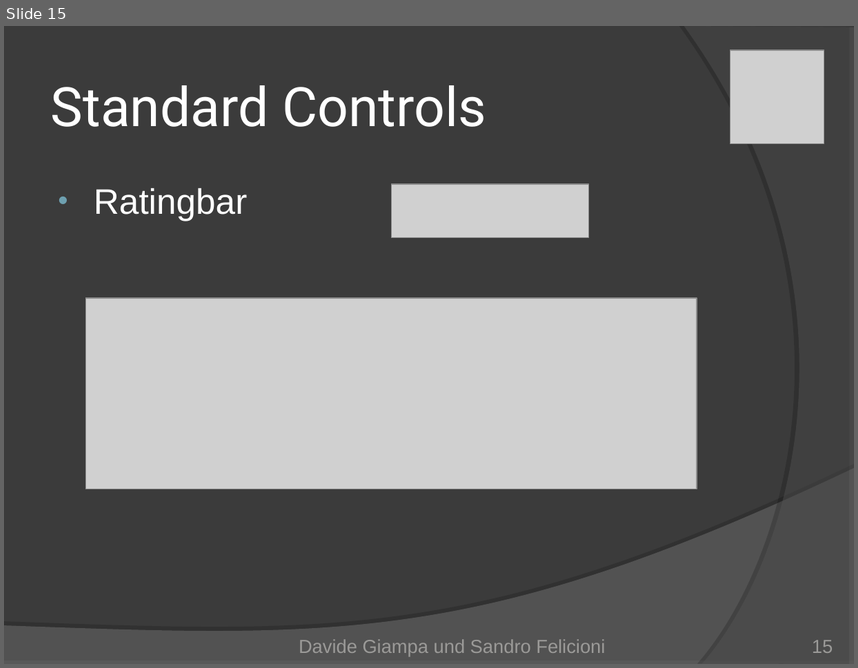
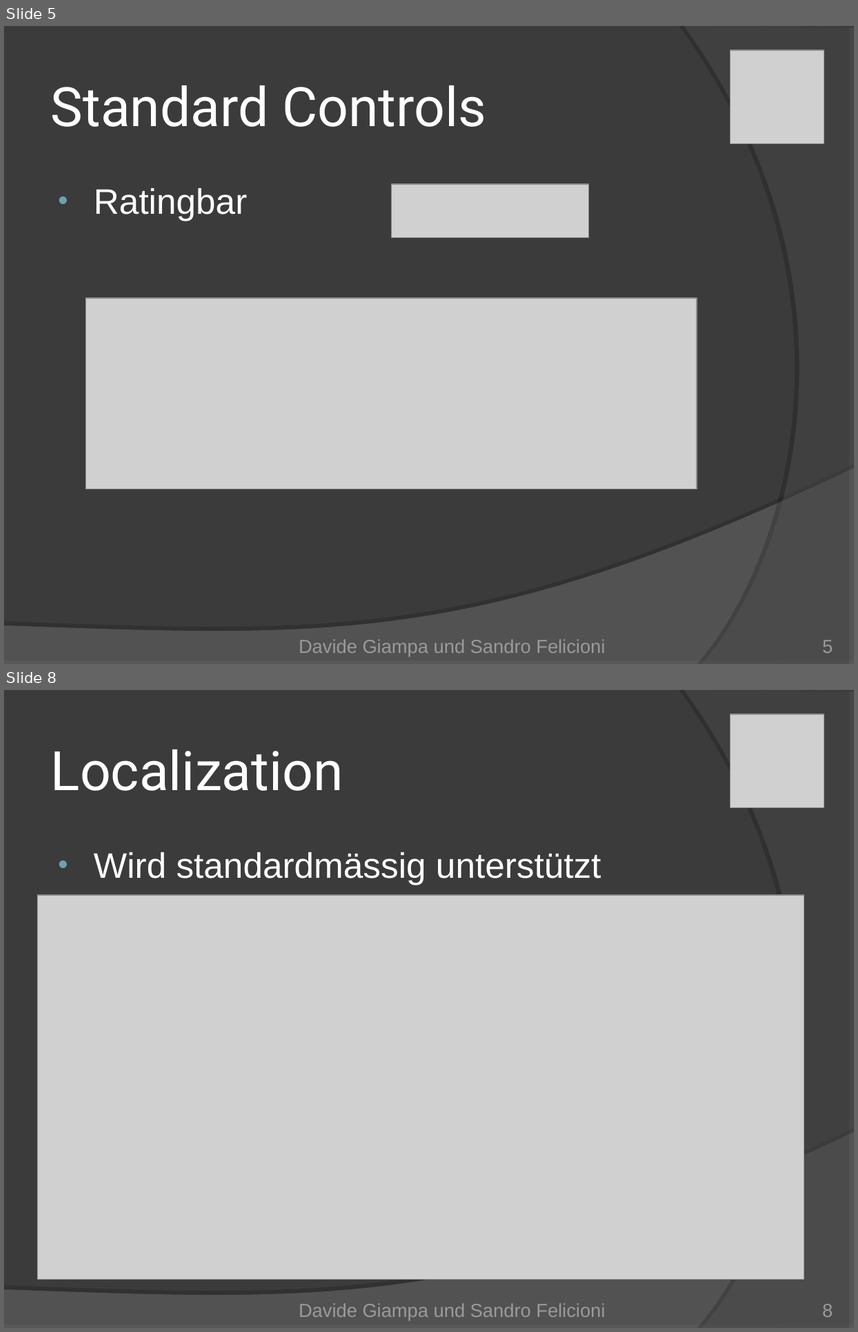
Before and after one commit to Mr-Slash/TrailDevils, a slide deck: doc/01_Project Management/TrailDevils-final.ppt. Shown one above the other, each under a label of ours: slide 15 before the commit, slides 5 and 8 after it; the slides between them are not shown. The pictures are 858x668 and 858x1332 pixels, drawn with LibreOffice and Linux fonts; fonts in the diff are those of the drawing; grey boxes stand for pictures. Boxes give left, top, right and bottom in pixels: in the first picture for what was removed or moved away, otherwise in the second. Text is boxed around its words. In the diff, an @@ line names an element or a change of style, - is before the commit and + after.

```diff
--- a/doc/01_Project Management/TrailDevils-final.ppt
+++ b/doc/01_Project Management/TrailDevils-final.ppt
@@ slide 8 added at (4, 690, 854, 1328), background #3B3B3B; not listed: 2 template elements that a slide beside it also shows @@
@@ picture added at (730, 713, 824, 807) @@
@@ title added at (51, 749, 343, 791), 46 pt, text #FFFFFF @@
+Localization
@@ text added at (94, 852, 601, 885), 30 pt, text #FFFFFF @@
+• Wird standardmässig unterstützt
@@ picture added at (37, 895, 804, 1279) @@
@@ text added at (299, 1303, 605, 1321), 16 pt, text #9B9A98 @@
+Davide Giampa und Sandro Felicioni
@@ page number added at (822, 1303, 833, 1317), 16 pt, text #9B9A98 @@
+8
@@ what was slide 15 is now slide 5 @@
@@ page number at (822, 639, 833, 653): text changed @@
-15
+5
```
Also in this commit, not shown: 6 slides changed, 1 other slide added, 1 other file.
